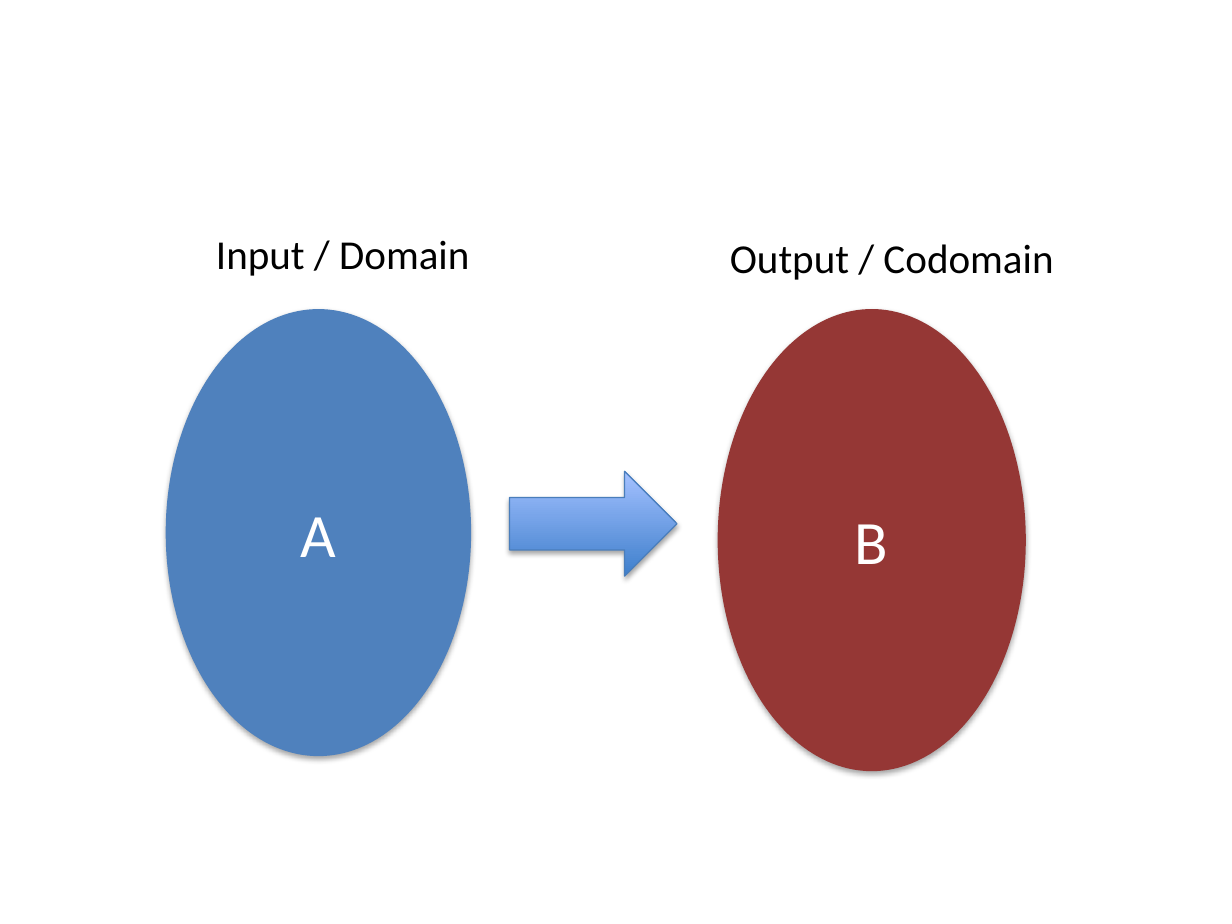
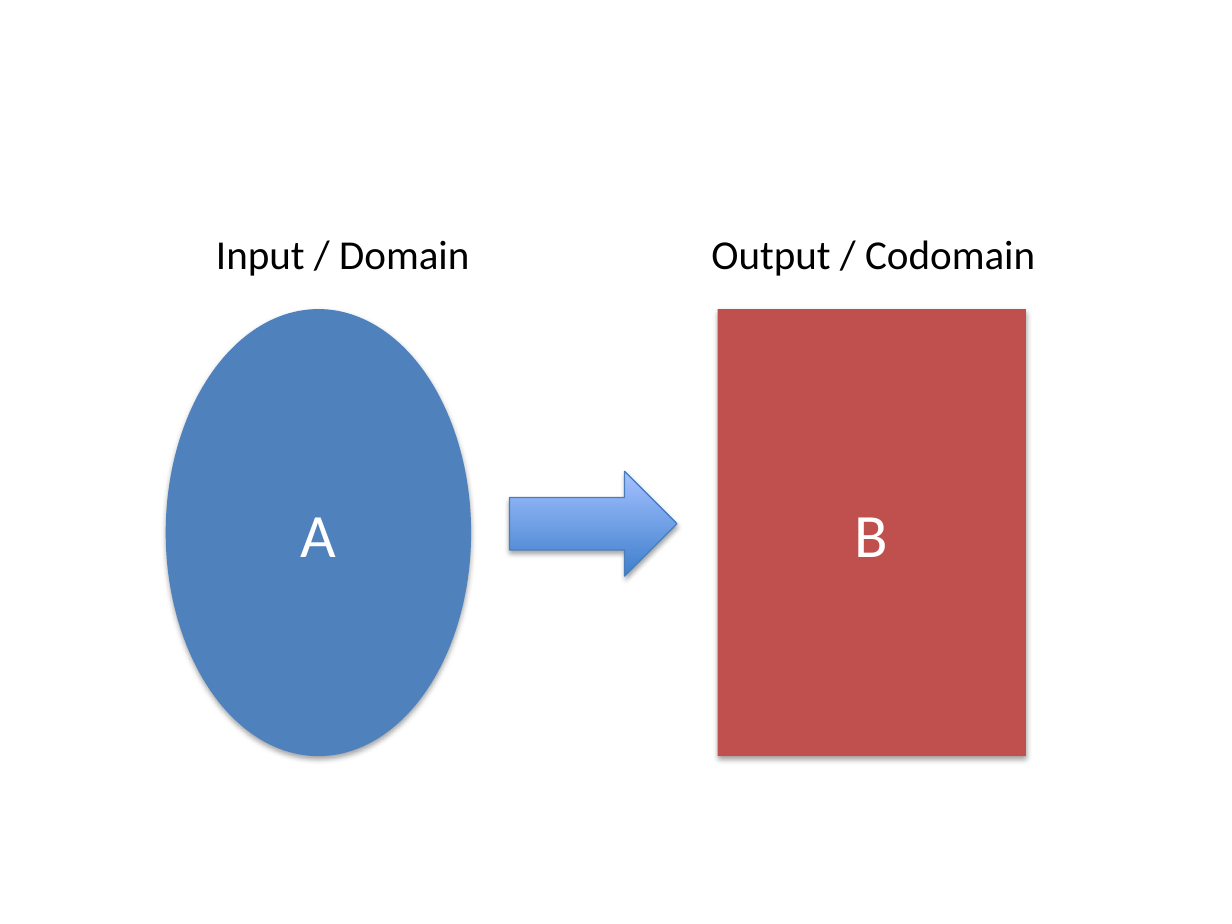
Before and after one commit to fp-tower/foundations, a slide deck: slide 3 of Diagrams.pptx. Drawn at 1232x924 pixels with LibreOffice and Linux fonts; fonts in the diff are those of the drawing. Boxes give left, top, right and bottom in pixels: in the first picture for what was removed or moved away, otherwise in the second. Text is boxed around its words. In the diff, an @@ line names an element or a change of style, - is before the commit and + after.

```diff
--- a/Diagrams.pptx
+++ b/Diagrams.pptx
@@ text "Output / Codomain": place and size @@
-text "Output / Codomain" at box(730, 244, 1053, 280)
+text "Output / Codomain" at box(711, 240, 1035, 276)
@@ rectangle "B": place and size @@
-rectangle "B" at box(718, 309, 1026, 771)
+rectangle "B" at box(718, 309, 1026, 756)
@@ rectangle "B" at box(718, 309, 1026, 756): ellipse to rectangle; fill #953735 to #C0504D @@
```
Also in this commit, not shown: 6 other slides changed, 8 other files.
